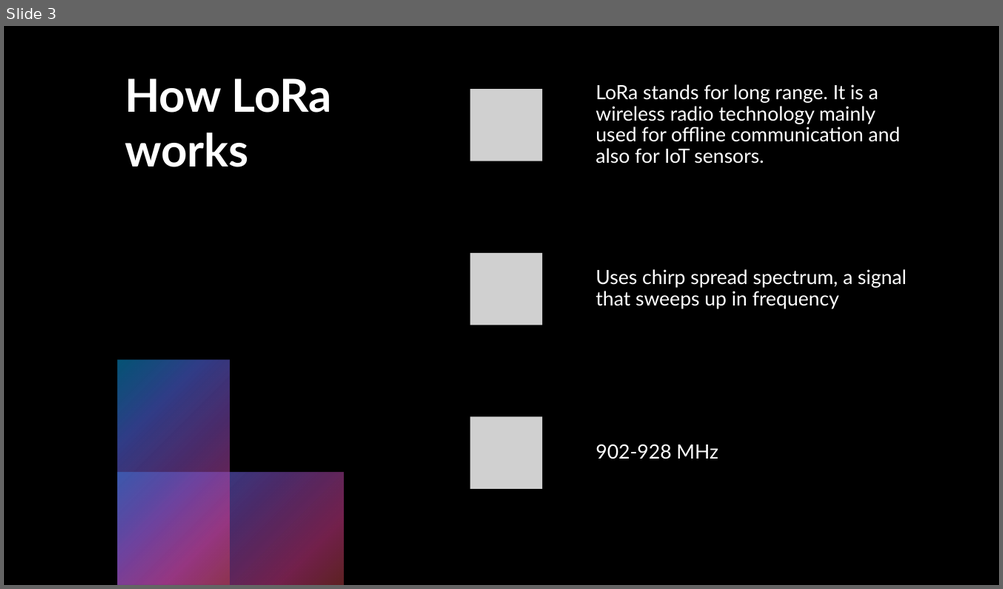
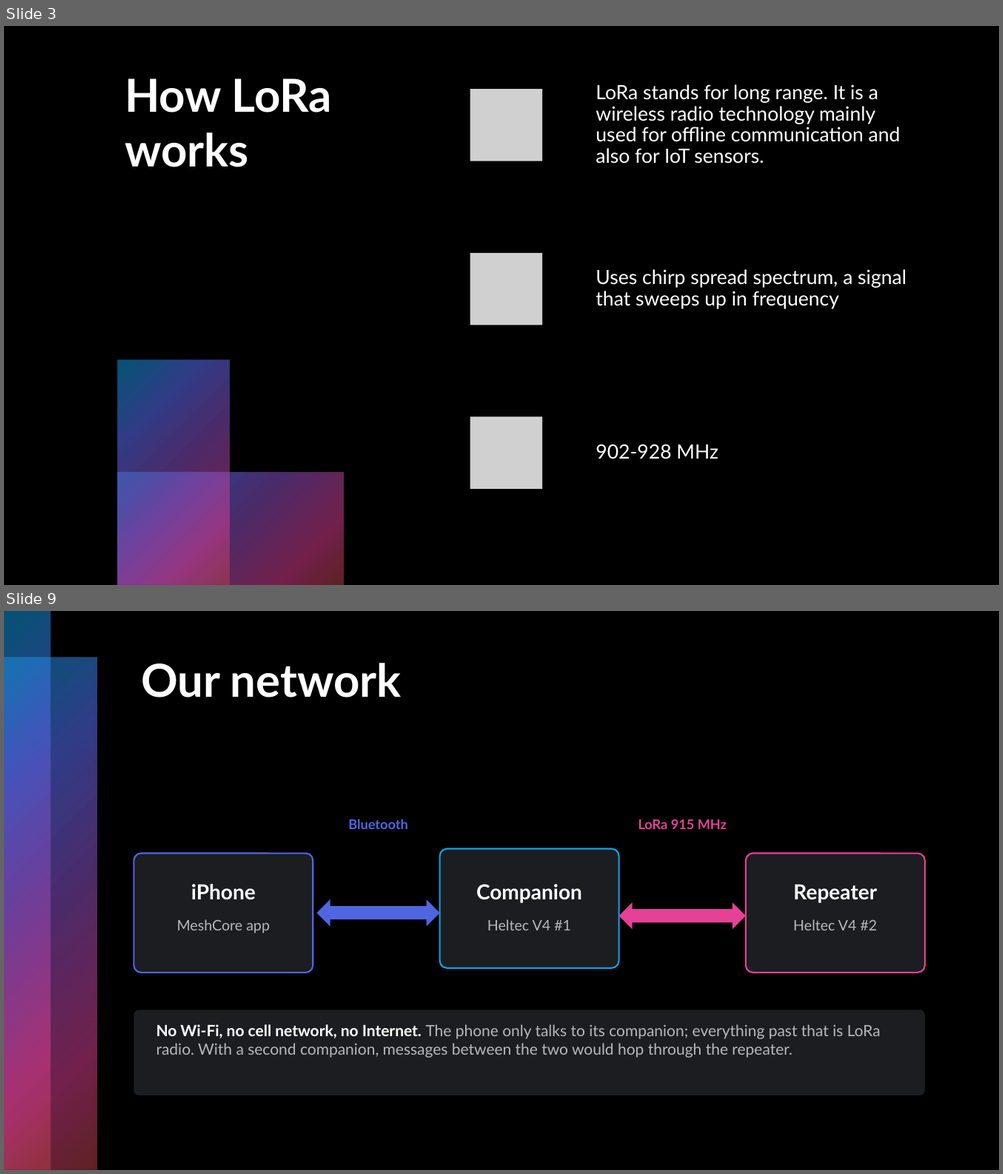
Before and after one commit to Wlszn/LoRaMesh, a slide deck: slides/LoRaPresentation.pptx. Shown one above the other, each under a label of ours: slide 3 before the commit, slides 3 and 9 after it; the slides between them are not shown. The pictures are 1003x589 and 1003x1174 pixels, drawn with LibreOffice and Linux fonts; fonts in the diff are those of the drawing; grey boxes stand for pictures. Boxes give left, top, right and bottom in pixels: in the first picture for what was removed or moved away, otherwise in the second. Text is boxed around its words. In the diff, an @@ line names an element or a change of style, - is before the commit and + after.

```diff
--- a/slides/LoRaPresentation.pptx
+++ b/slides/LoRaPresentation.pptx
@@ slide 9 added at (4, 611, 999, 1170), background #000000; not listed: 2 template elements that a slide beside it also shows @@
@@ title added at (141, 663, 401, 698), 44 pt, text #FFFFFF, bold @@
+Our network
@@ text added at (348, 819, 408, 829), 13 pt, text #5066E1, bold @@
+Bluetooth
@@ text added at (638, 819, 726, 829), 13 pt, text #E54196, bold @@
+LoRa 915 MHz
@@ rounded rectangle added at (134, 854, 313, 973), fill #1B1D21, outline #5066E1 1.5 pt @@
@@ rounded rectangle added at (440, 849, 619, 968), fill #1B1D21, outline #0BA5E8 1.5 pt @@
@@ rounded rectangle added at (745, 854, 925, 973), fill #1B1D21, outline #E54196 1.5 pt @@
@@ text added at (191, 884, 256, 900), 20 pt, text #FFFFFF, bold @@
+iPhone
@@ text added at (476, 884, 582, 903), 20 pt, text #FFFFFF, bold @@
+Companion
@@ text added at (793, 884, 876, 903), 20 pt, text #FFFFFF, bold @@
+Repeater
@@ text added at (177, 920, 270, 934), 14 pt, text #B4B8BC @@
+MeshCore app
@@ left right arrow added at (316, 900, 440, 926), fill #5066E1 @@
@@ text added at (487, 920, 571, 931), 14 pt, text #B4B8BC @@
+Heltec V4 #1
@@ left right arrow added at (619, 903, 745, 930), fill #E54196 @@
@@ text added at (793, 920, 877, 931), 14 pt, text #B4B8BC @@
+Heltec V4 #2
@@ rounded rectangle added at (134, 1010, 925, 1096), fill #1B1D21 @@
@@ text added at (156, 1025, 880, 1058), 15 pt, text #B4B8BC @@
+No Wi-Fi, no cell network, no Internet. The phone only talks to its companion; everything past that is LoRa radio. With a second companion, messages between the two would hop through the repeater.
```
Also in this commit, not shown: 1 slide changed, 6 other slides added, 3 slides removed.
